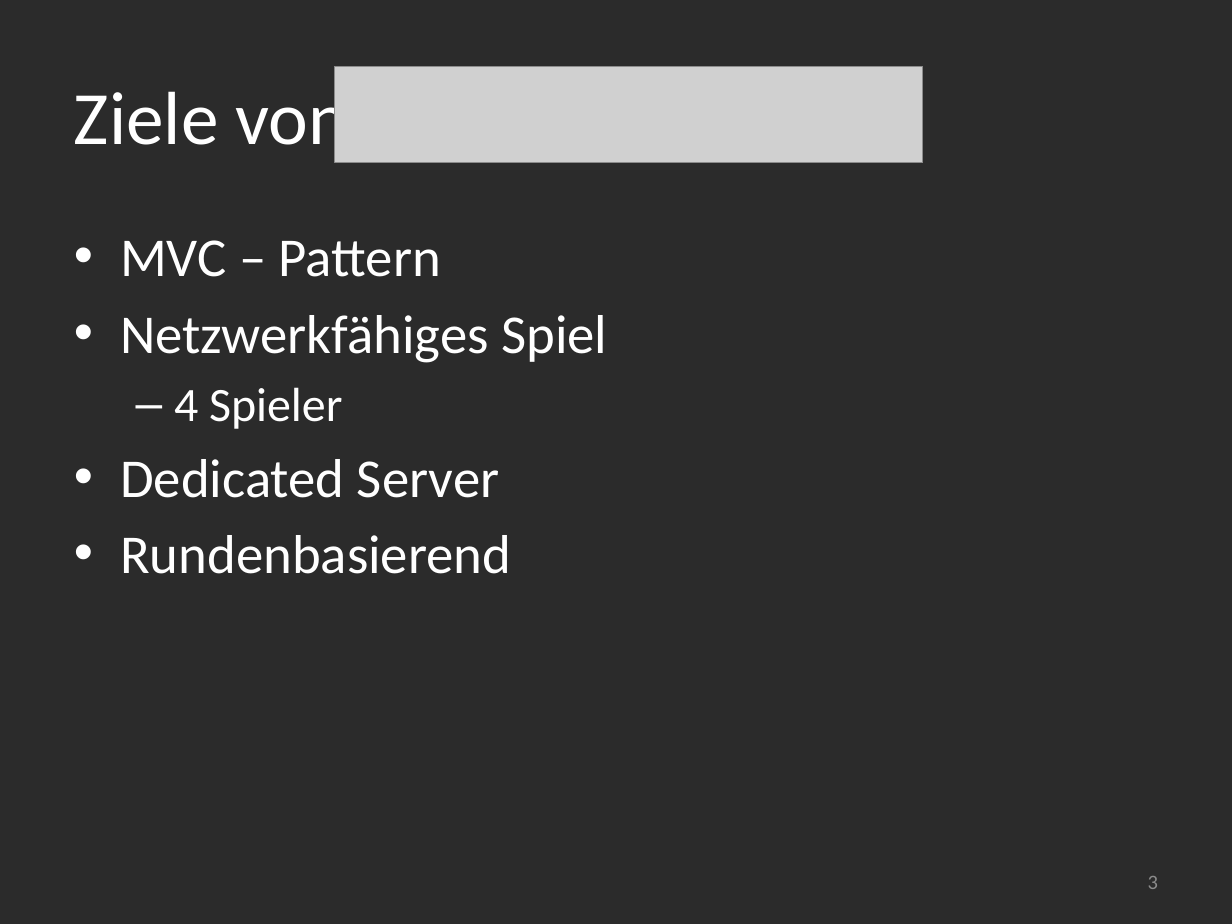
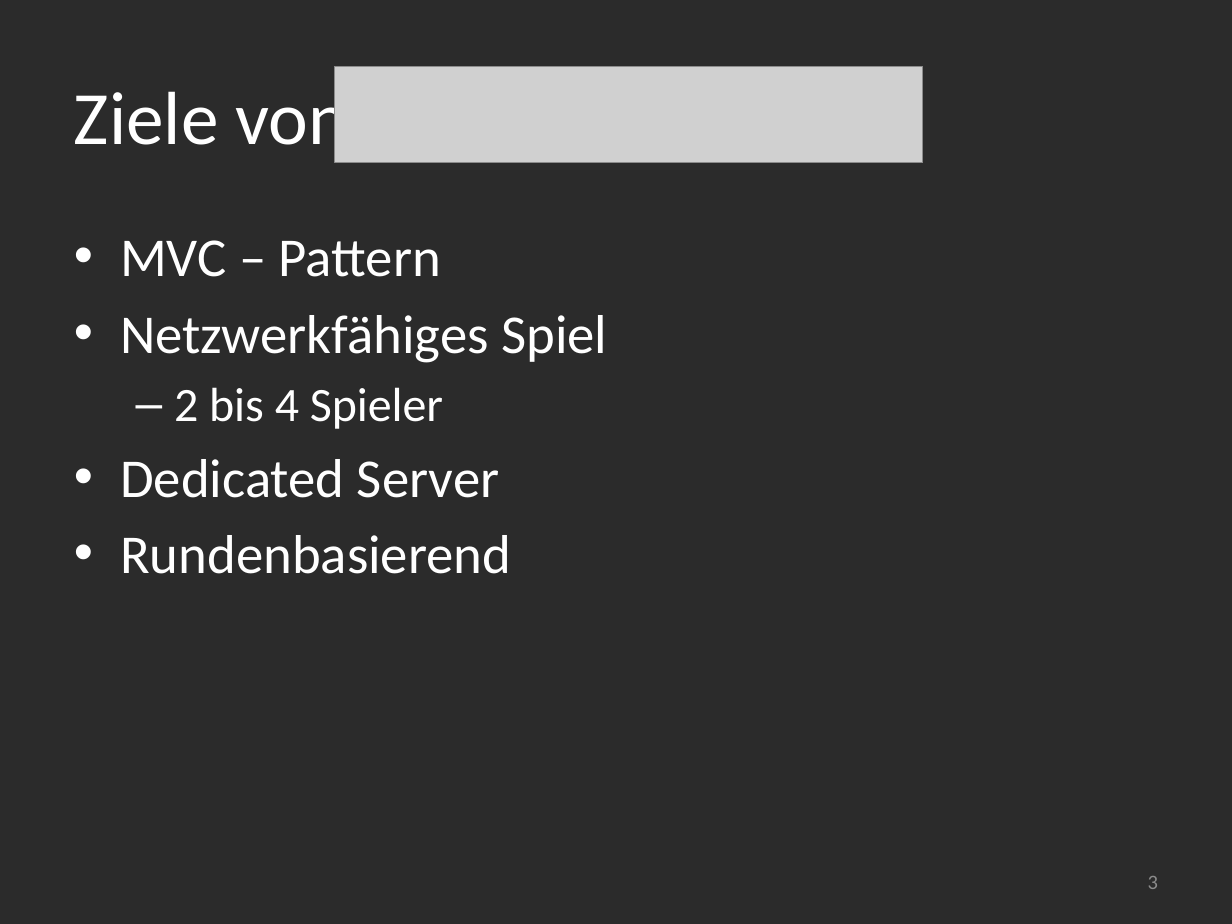
Before and after one commit to manuelTscholl/kubatsch, a slide deck: slide 3 of KuBatsch/docs/presentation/final.pptx. Drawn at 1232x924 pixels with LibreOffice and Linux fonts; fonts in the diff are those of the drawing; grey boxes stand for pictures; background and template pictures are left out; a plain dark background stands for a picture behind light text. Boxes give left, top, right and bottom in pixels: in the first picture for what was removed or moved away, otherwise in the second. Text is boxed around its words. In the diff, an @@ line names an element or a change of style, - is before the commit and + after.

```diff
--- a/KuBatsch/docs/presentation/final.pptx
+++ b/KuBatsch/docs/presentation/final.pptx
@@ text at [174,387,443,429]: text changed @@
-  – 4 Spieler
+  – 2 bis 4 Spieler
```
Also in this commit, not shown: 6 slides added, 1 slide removed.
